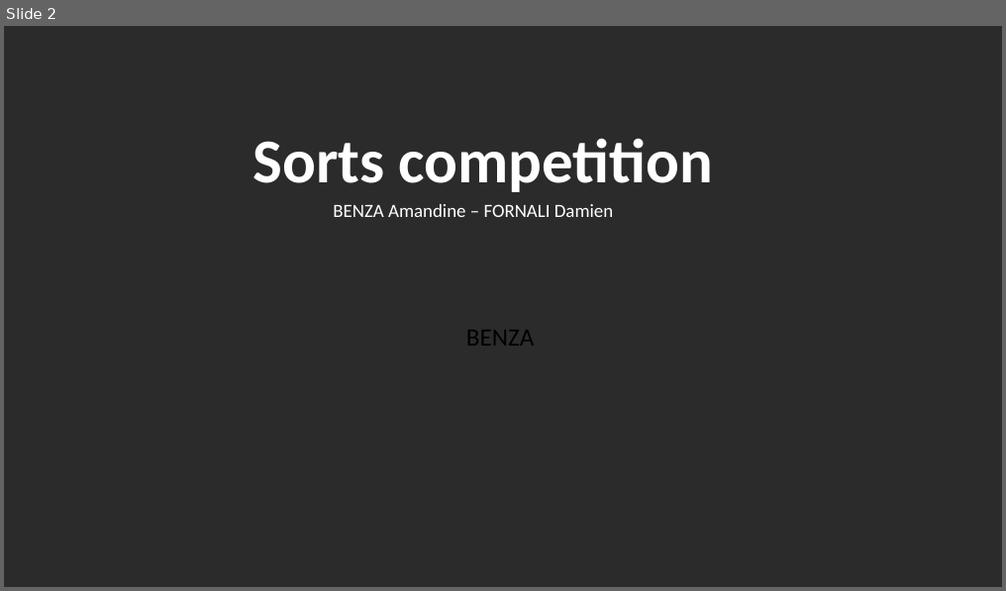
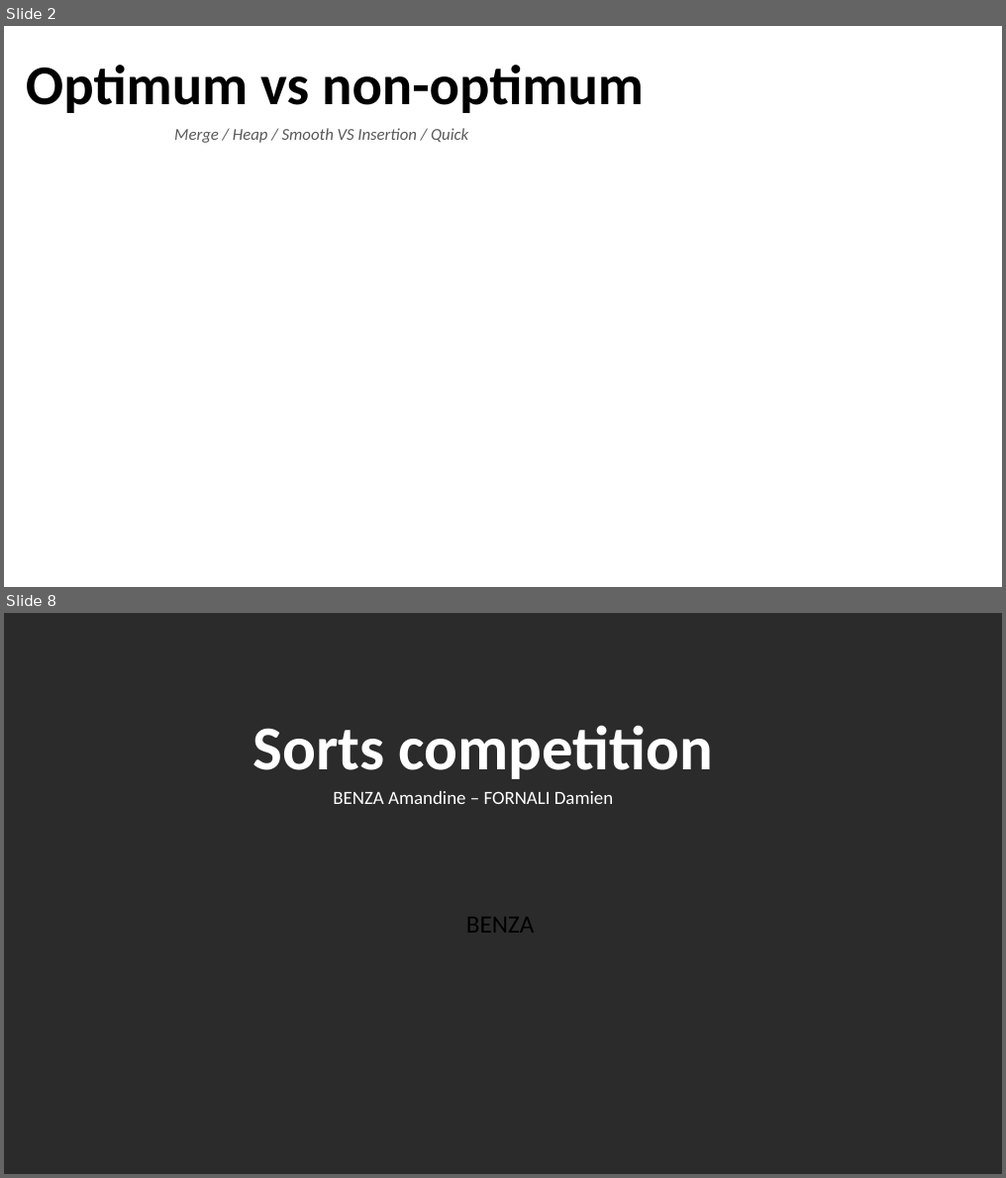
Before and after one commit to Damoy/sorts-competition, a slide deck: src/main/resources/pres/BENZA_FORNALI-sorts.pptx. Shown one above the other, each under a label of ours: slide 2 before the commit, slides 2 and 8 after it; the slides between them are not shown. The pictures are 1006x591 and 1006x1178 pixels, drawn with LibreOffice and Linux fonts; fonts in the diff are those of the drawing; background and template pictures are left out; a plain dark background stands for a picture behind light text. Boxes give left, top, right and bottom in pixels: in the first picture for what was removed or moved away, otherwise in the second. Text is boxed around its words. In the diff, an @@ line names an element or a change of style, - is before the commit and + after.

Commit message:
Quick Merge && Beginning of pres

```diff
--- a/src/main/resources/pres/BENZA_FORNALI-sorts.pptx
+++ b/src/main/resources/pres/BENZA_FORNALI-sorts.pptx
@@ slide 2 added at bbox=[4, 26, 1002, 587], background picture (left out) @@
@@ title added at bbox=[26, 65, 644, 113], 54 pt, text #000000, bold @@
+Optimum vs non-optimum
@@ text added at bbox=[174, 128, 468, 143], 16 pt, text #595959, italic @@
+Merge / Heap / Smooth VS Insertion / Quick
@@ what was slide 2 is now slide 8 @@
```
Also in this commit, not shown: 6 other slides added, 25 other files.
